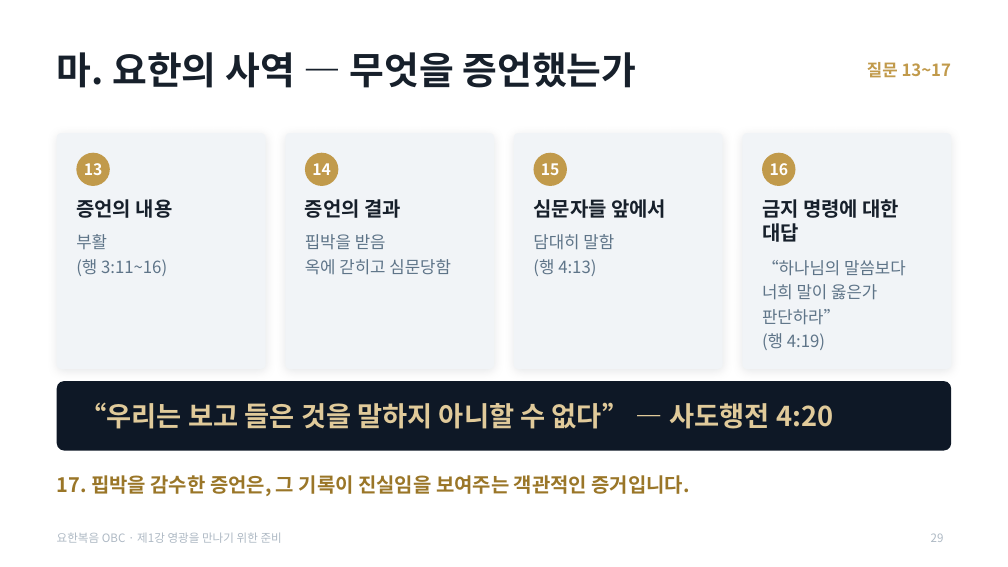
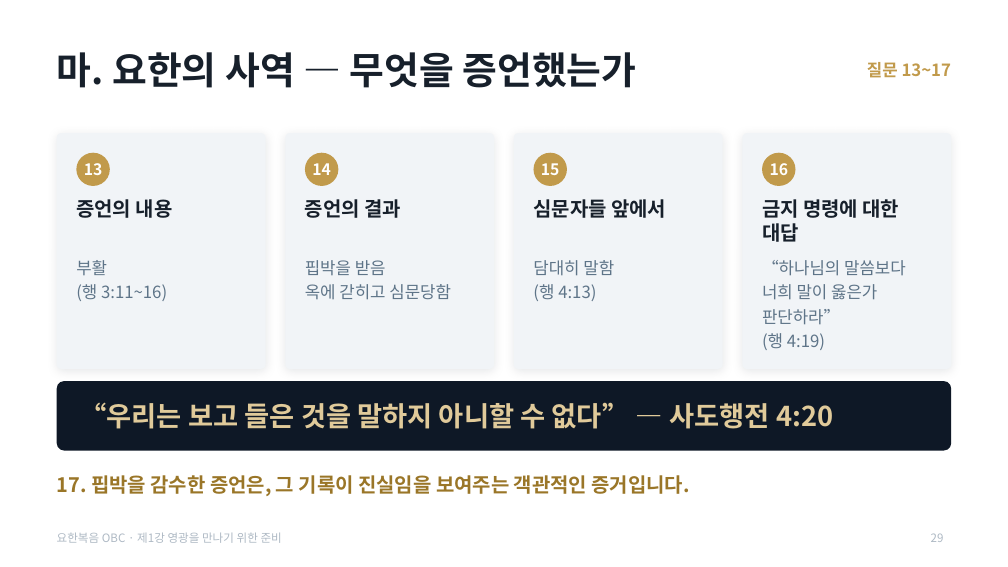
Before and after one commit to mio-modu/bible_GospelofJohn, a slide deck: slide 29 of dist/요한복음_1강_영광을_만나기_위한_준비.pptx. Drawn at 1008x567 pixels with LibreOffice and Linux fonts; fonts in the diff are those of the drawing. Boxes give left, top, right and bottom in pixels: in the first picture for what was removed or moved away, otherwise in the second. Text is boxed around its words. In the diff, an @@ line names an element or a change of style, - is before the commit and + after.

```diff
--- a/dist/요한복음_1강_영광을_만나기_위한_준비.pptx
+++ b/dist/요한복음_1강_영광을_만나기_위한_준비.pptx
@@ text "부활": place and size @@
-text "부활" at (76, 234, 167, 276)
+text "부활" at (76, 260, 167, 301)
@@ text "핍박을 받음": place and size @@
-text "핍박을 받음" at (305, 234, 451, 275)
+text "핍박을 받음" at (305, 260, 451, 300)
@@ text "담대히 말함": place and size @@
-text "담대히 말함" at (533, 234, 614, 276)
+text "담대히 말함" at (533, 260, 614, 301)
```
Also in this commit, not shown: 12 other slides changed, 5 other files.
